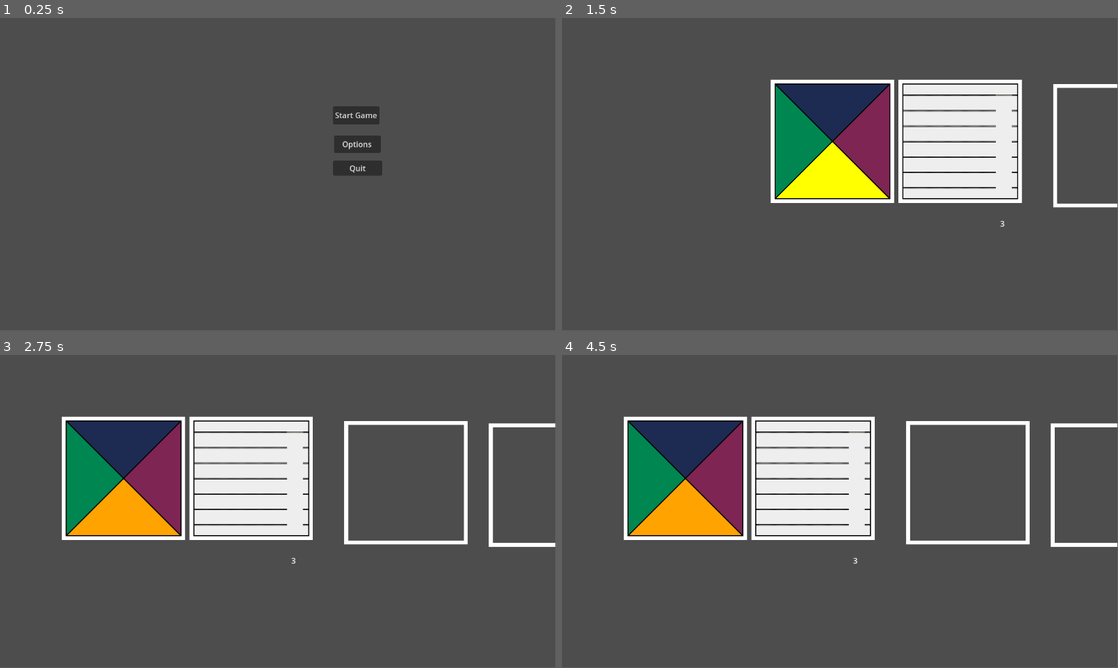
Above: before the commit, frames 1-4 (two rows, left to right).
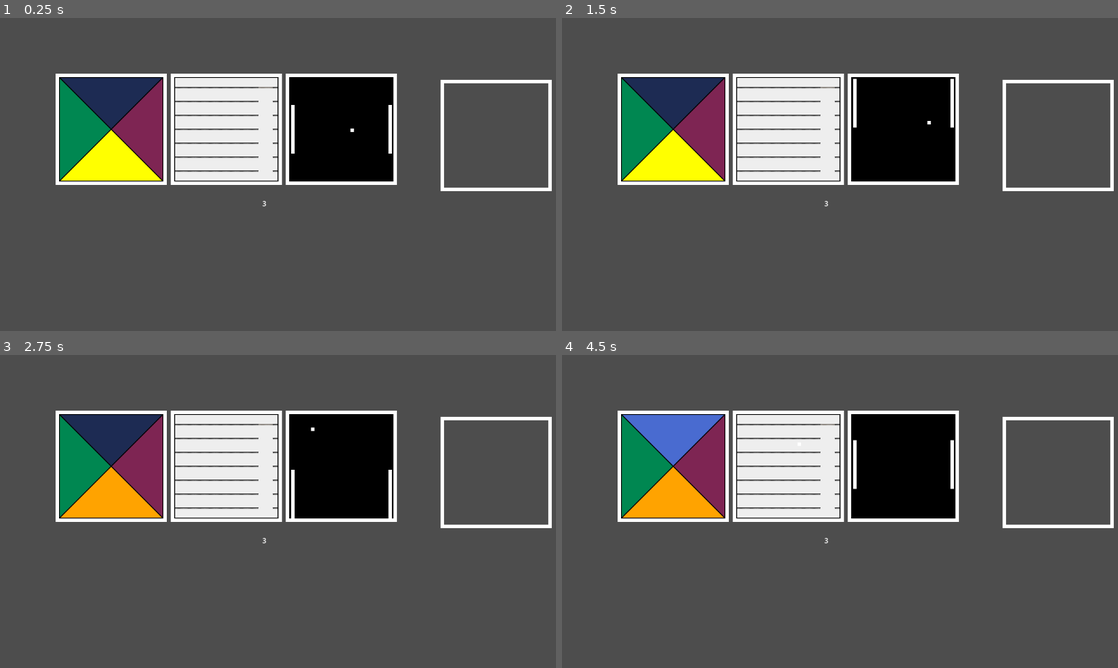
Above: after the commit, the same moments.

Repository: rikhall1515/2k24_gamejam
Game: Godot game, scene res://Nodes/Levels/game_engine.tscn
Two runs of this game, one before a commit and one after it. Both use one fixed random seed, a clock stepped at 60 frames per second and the inputs below.
Inputs (mouse positions are in pixels of both pictures, inside the frame that each line leads up to):
- Up to frame 1 (0.25 s): no input
- Up to frame 2 (1.5 s): click (917, 115) at 0.5 s, where only the run before the commit has a clickable "Start Game"; move the mouse to (962, 158) at 1.27 s; hold Up (Up) from 1.28 s (still down); click (962, 158) at 1.42 s
- Up to frame 3 (2.75 s): move the mouse to (133, 477) at 2.02 s; release Up (Up) at 2.03 s; hold Down (Down) from 2.03 s (still down); click (133, 477) at 2.17 s
- Up to frame 4 (4.5 s): move the mouse to (684, 477) at 2.77 s; release Down (Down) at 2.78 s; hold Up (Up) 2.78-4.28 s; click (684, 477) at 2.92 s; move the mouse to (684, 477) at 3.52 s; click (684, 477) at 3.67 s; tap Enter at 4.25 s; move the mouse to (684, 477) at 4.27 s; hold Down (Down) from 4.28 s (still down); click (684, 477) at 4.42 s
In our replay, the window is 799x449 before the commit and 800x450 after it. These sizes can differ from the game's own. Grey fills any space a smaller window leaves; there, only what the larger window draws over its background counts as a difference.

The runs differ from the first frame. In frame 1, 22% of the frame differs, in the area x 10-100%, y 17-61%; in frame 2, 28%, in the area x 10-100%, y 17-67%; in frame 3, 18%; in frame 4, 19%.

Commit message:
Pong minigame update + added Pong to GameEngine

Diff:
--- a/Nodes/Levels/game_engine.tscn
+++ b/Nodes/Levels/game_engine.tscn
@@ -1,10 +1,11 @@
-[gd_scene load_steps=12 format=3 uid="uid://co4x4rji60fws"]
+[gd_scene load_steps=13 format=3 uid="uid://co4x4rji60fws"]
 
-[ext_resource type="PackedScene" path="res://Nodes/Minigames/simon_says.tscn" id="1_33hox"]
+[ext_resource type="PackedScene" uid="uid://c0pof6ud7fgg" path="res://Nodes/Minigames/simon_says.tscn" id="1_33hox"]
 [ext_resource type="Script" path="res://Nodes/Levels/game_engine.gd" id="1_hdmhl"]
 [ext_resource type="Script" path="res://Nodes/Levels/UIRoot.gd" id="3_vj5eu"]
 [ext_resource type="PackedScene" uid="uid://qnpig6a6y8bq" path="res://Nodes/Minigames/rails.tscn" id="4_kp2tl"]
 [ext_resource type="Texture2D" uid="uid://cef8o21udfh0s" path="res://Resource/Sprites/Minigame border.png" id="5_g8pfn"]
+[ext_resource type="PackedScene" uid="uid://0dy000pekki6" path="res://Nodes/Minigames/pong.tscn" id="6_1udyh"]
 
 [sub_resource type="Animation" id="Animation_wk5dr"]
 resource_name = "GameToMenu"
@@ -104,7 +105,7 @@
 script = ExtResource("1_hdmhl")
 
 [node name="Camera2D" type="Camera2D" parent="."]
-position = Vector2(-2128, -128)
+position = Vector2(-128, -128)
 offset = Vector2(-128, -128)
 anchor_mode = 0
 position_smoothing_enabled = true
@@ -166,12 +167,11 @@
 [node name="Rails" parent="." instance=ExtResource("4_kp2tl")]
 position = Vector2(265, 0)
 
-[node name="MinigameBorder" type="Sprite2D" parent="."]
-position = Vector2(586, 9)
-texture = ExtResource("5_g8pfn")
-
 [node name="MinigameBorder2" type="Sprite2D" parent="."]
 position = Vector2(886, 14)
 texture = ExtResource("5_g8pfn")
 
+[node name="Pong" parent="." instance=ExtResource("6_1udyh")]
+position = Vector2(530, 0)
+
 [connection signal="pressed" from="UIRoot/StartGameButton" to="." method="_on_start_game_button_pressed"]
--- /dev/null
+++ b/Nodes/Minigames/Ball.gd
@@ -0,0 +1,34 @@
+extends CharacterBody2D
+
+
+@export var Basespeed = Vector2(100.0, 10.0)
+@export var speedMultiplier = 1
+@export var Difficulty = 1
+@export var cooldownTime = 30
+
+var speed
+
+func _ready():
+	velocity = Vector2(1, 1)
+	speed = Basespeed
+
+func _physics_process(delta):
+
+	var collision = move_and_collide(velocity * speed * delta)
+	if collision:
+		velocity = velocity.bounce(collision.get_normal())
+		if (collision.get_normal().y == 0):
+			speed = randomizeY()
+		print(collision.get_normal())
+
+
+func randomizeY():
+	return Basespeed * speedMultiplier * Vector2(1, randf_range(3, 6) * (randi_range(0, 1) * 2 - 1))
+
+
+
+func _on_death_border_body_entered(body):
+	print(body.name)
+	if (body.name == name):
+		print("deth")
+	pass # Replace with function body.
--- /dev/null
+++ b/Nodes/Minigames/Padddles.gd
@@ -0,0 +1,15 @@
+extends CharacterBody2D
+
+
+const SPEED = 300.0
+
+func _physics_process(delta):
+	# Get the input direction and handle the movement/deceleration.
+	# As good practice, you should replace UI actions with custom gameplay actions.
+	var direction = Input.get_axis("Up", "Down")
+	if direction:
+		velocity.y = direction * SPEED
+	else:
+		velocity.y = move_toward(velocity.y, 0, SPEED)
+
+	move_and_slide()
--- a/Nodes/Minigames/pong.tscn
+++ b/Nodes/Minigames/pong.tscn
@@ -1,5 +1,75 @@
-[gd_scene load_steps=2 format=3 uid="uid://0dy000pekki6"]
+[gd_scene load_steps=11 format=3 uid="uid://0dy000pekki6"]
 
 [ext_resource type="PackedScene" uid="uid://bwhr7r1m5b7cq" path="res://Nodes/Minigames/base_node.tscn" id="1_qe5xa"]
+[ext_resource type="Texture2D" uid="uid://ooat7kwywlur" path="res://Resource/Sprites/Pong/Background.png" id="2_sbeyg"]
+[ext_resource type="Script" path="res://Nodes/Minigames/Padddles.gd" id="3_0syq8"]
+[ext_resource type="Texture2D" uid="uid://bty6dgbe5tc15" path="res://Resource/Sprites/Pong/PaddleLong.png" id="4_qjl2s"]
+[ext_resource type="Texture2D" uid="uid://bobbe0yv7dsgy" path="res://Resource/Sprites/Pong/Ball.png" id="5_2atst"]
+[ext_resource type="Script" path="res://Nodes/Minigames/Ball.gd" id="5_g2in4"]
+
+[sub_resource type="RectangleShape2D" id="RectangleShape2D_1v06c"]
+size = Vector2(8, 112)
+
+[sub_resource type="RectangleShape2D" id="RectangleShape2D_7ac0b"]
+size = Vector2(8, 8)
+
+[sub_resource type="RectangleShape2D" id="RectangleShape2D_8f16j"]
+size = Vector2(256, 7.5)
+
+[sub_resource type="RectangleShape2D" id="RectangleShape2D_qkgto"]
+size = Vector2(4, 256)
 
 [node name="Pong" instance=ExtResource("1_qe5xa")]
+
+[node name="Pong" type="Node2D" parent="." index="0"]
+
+[node name="Background" type="Sprite2D" parent="Pong" index="0"]
+texture = ExtResource("2_sbeyg")
+
+[node name="Padddles" type="CharacterBody2D" parent="Pong" index="1"]
+script = ExtResource("3_0syq8")
+
+[node name="Left" type="CollisionShape2D" parent="Pong/Padddles" index="0"]
+position = Vector2(-112, 0)
+shape = SubResource("RectangleShape2D_1v06c")
+
+[node name="PaddleSprite" type="Sprite2D" parent="Pong/Padddles/Left" index="0"]
+texture = ExtResource("4_qjl2s")
+
+[node name="Right" type="CollisionShape2D" parent="Pong/Padddles" index="1"]
+position = Vector2(112, 0)
+shape = SubResource("RectangleShape2D_1v06c")
+
+[node name="PaddleSprite" type="Sprite2D" parent="Pong/Padddles/Right" index="0"]
+texture = ExtResource("4_qjl2s")
+
+[node name="Ball" type="CharacterBody2D" parent="Pong" index="2"]
+script = ExtResource("5_g2in4")
+
+[node name="BallSprite" type="Sprite2D" parent="Pong/Ball" index="0"]
+texture = ExtResource("5_2atst")
+
+[node name="CollisionShape2D" type="CollisionShape2D" parent="Pong/Ball" index="1"]
+shape = SubResource("RectangleShape2D_7ac0b")
+
+[node name="Borders" type="StaticBody2D" parent="Pong" index="3"]
+
+[node name="Top" type="CollisionShape2D" parent="Pong/Borders" index="0"]
+position = Vector2(0, -124.25)
+shape = SubResource("RectangleShape2D_8f16j")
+
+[node name="Bottom" type="CollisionShape2D" parent="Pong/Borders" index="1"]
+position = Vector2(0, 124.25)
+shape = SubResource("RectangleShape2D_8f16j")
+
+[node name="DeathBorder" type="Area2D" parent="Pong" index="4"]
+
+[node name="Left" type="CollisionShape2D" parent="Pong/DeathBorder" index="0"]
+position = Vector2(-130, 0)
+shape = SubResource("RectangleShape2D_qkgto")
+
+[node name="Right" type="CollisionShape2D" parent="Pong/DeathBorder" index="1"]
+position = Vector2(130, 0)
+shape = SubResource("RectangleShape2D_qkgto")
+
+[connection signal="body_entered" from="Pong/DeathBorder" to="Pong/Ball" method="_on_death_border_body_entered"]
--- a/project.godot
+++ b/project.godot
@@ -17,7 +17,8 @@
 
 [display]
 
-window/size/mode=3
+window/size/viewport_width=1280
+window/size/viewport_height=720
 
 [input]
 
